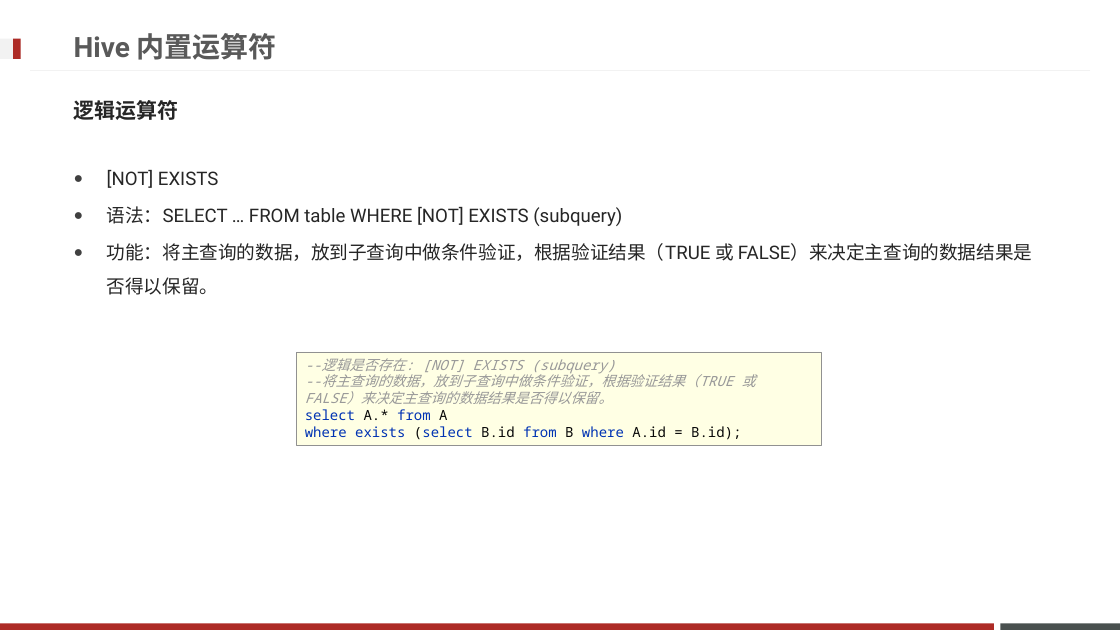
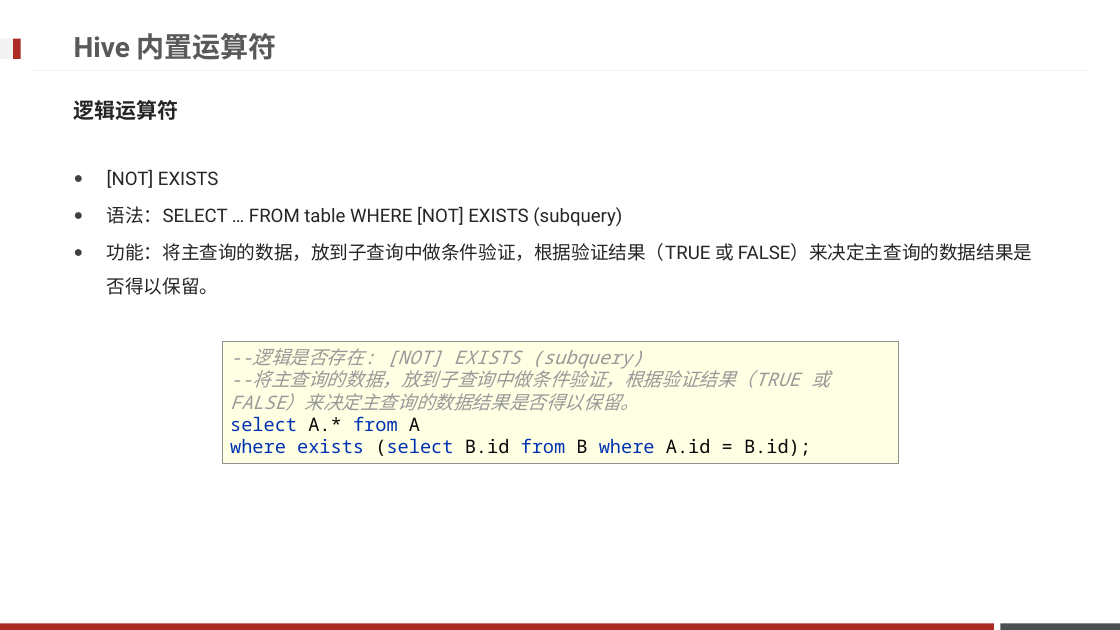
Before and after one commit to Legolas9999/big_data, a slide deck: slide 93 of Hadoop/大数据离线阶段--07(Hive DQL语法).pptx. Drawn at 1120x630 pixels with LibreOffice and Linux fonts; fonts in the diff are those of the drawing; background and template pictures are left out. Boxes give left, top, right and bottom in pixels: in the first picture for what was removed or moved away, otherwise in the second. Text is boxed around its words. In the diff, an @@ line names an element or a change of style, - is before the commit and + after.

```diff
--- a/Hadoop/大数据离线阶段--07(Hive DQL语法).pptx
+++ b/Hadoop/大数据离线阶段--07(Hive DQL语法).pptx
@@ rectangle "--逻辑是否存在: [NOT] EXISTS (subquery) --将主查询的数据，放到子查询中做条件验证，根据验证 ...": place and size @@
-rectangle "--逻辑是否存在: [NOT] EXISTS (subquery) --将主查询的数据，放到子查询中做条件验证，根据验证 ..." at [297, 352, 822, 445]
+rectangle "--逻辑是否存在: [NOT] EXISTS (subquery) --将主查询的数据，放到子查询中做条件验证，根据验证 ..." at [222, 342, 898, 464]
@@ rectangle "--逻辑是否存在: [NOT] EXISTS (subquery) --将主查询的数据，放到子查询中做条件验证，根据验证 ..." at [222, 342, 898, 464]: size 12 to 16 pt @@
```
Also in this commit, not shown: 19 other slides changed.
